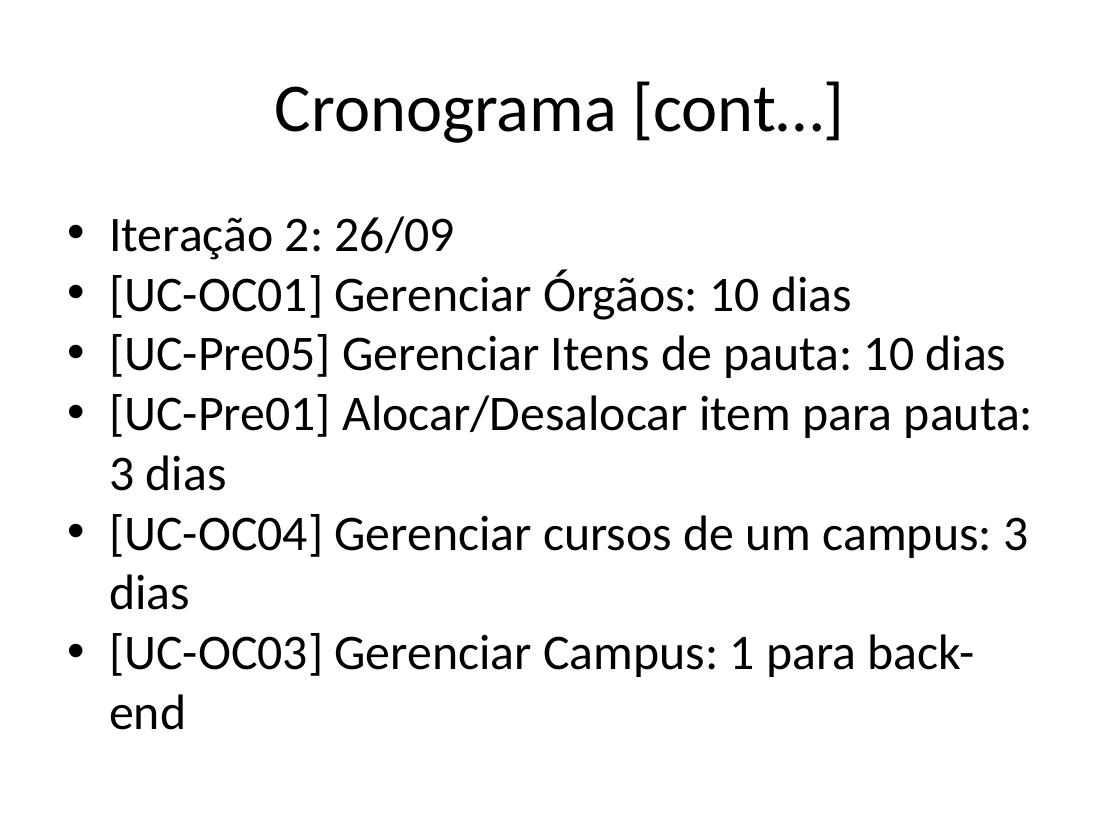
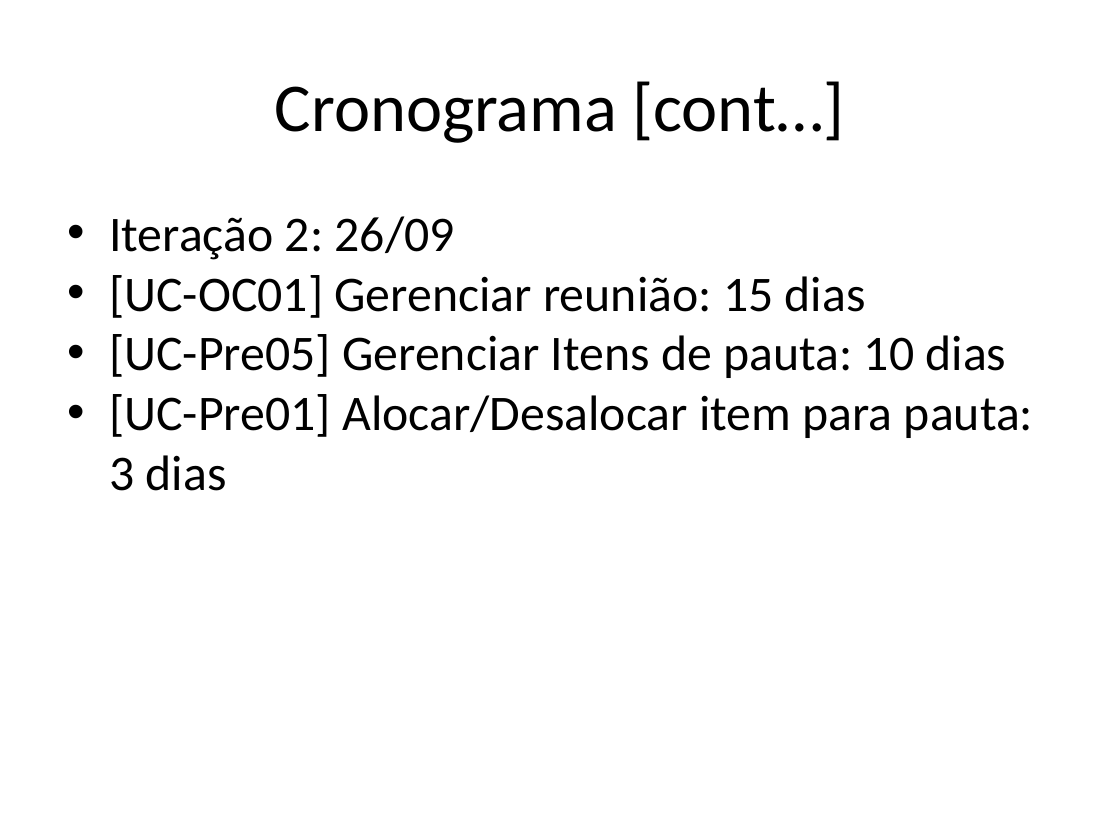
Before and after one commit to Antoniojustino4/sysmeeting, a slide deck: slide 9 of docs/PJ2/1 Interação/Template_Plano_de_Projeto.pptx. Drawn at 1120x840 pixels with LibreOffice and Linux fonts; fonts in the diff are those of the drawing. Boxes give left, top, right and bottom in pixels: in the first picture for what was removed or moved away, otherwise in the second. Text is boxed around its words. In the diff, an @@ line names an element or a change of style, - is before the commit and + after.

```diff
--- a/docs/PJ2/1 Interação/Template_Plano_de_Projeto.pptx
+++ b/docs/PJ2/1 Interação/Template_Plano_de_Projeto.pptx
@@ text at <box>109,275,866,318</box>: text changed @@
-• [UC-OC01] Gerenciar Órgãos: 10 dias
+• [UC-OC01] Gerenciar reunião: 15 dias
@@ text at <box>109,514,1028,730</box>: paragraphs removed @@
-• [UC-OC04] Gerenciar cursos de um campus: 3 dias
-• [UC-OC03] Gerenciar Campus: 1 para back-end
```
Also in this commit, not shown: 4 other slides changed, 7 other files.
